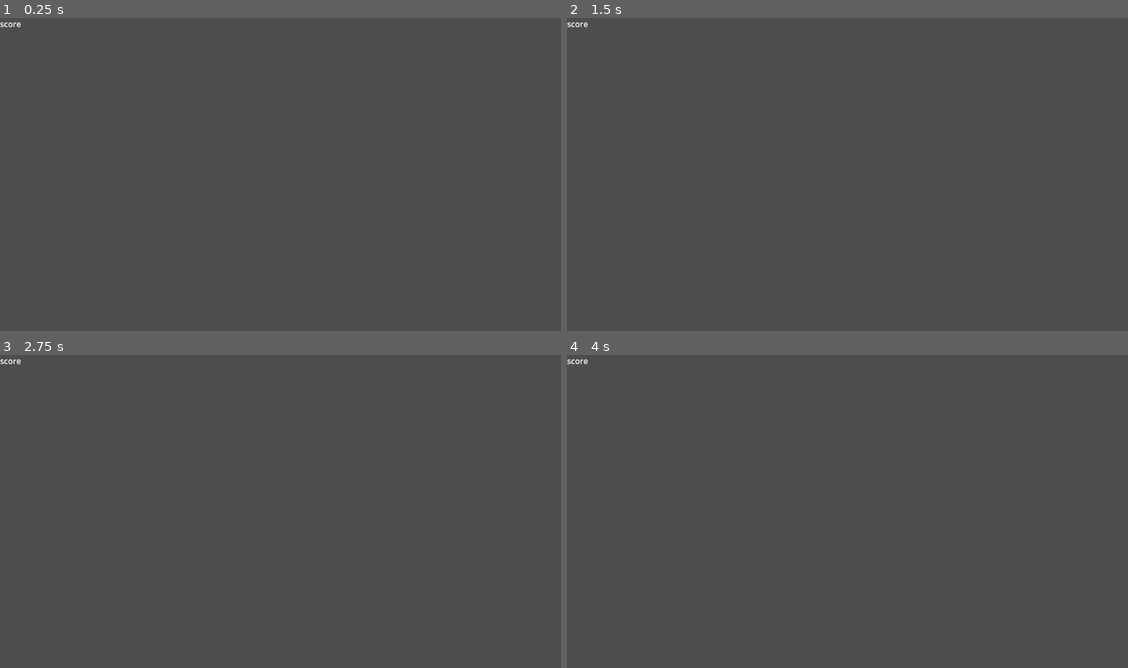
Above: before the commit, frames 1-4 (two rows, left to right).
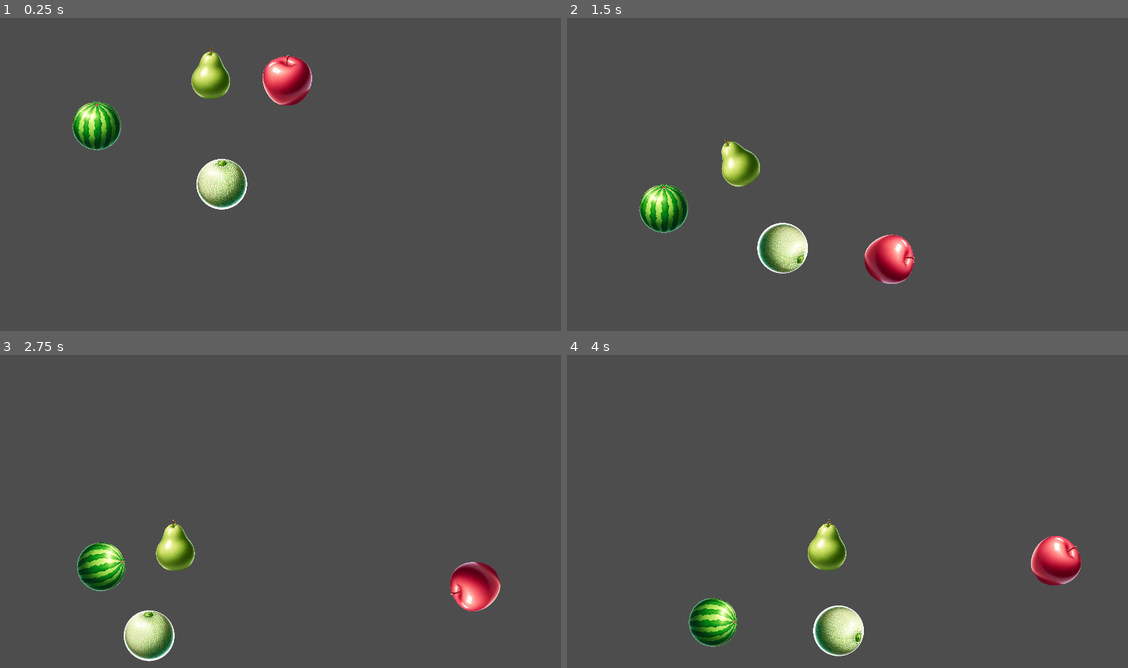
Above: after the commit, the same moments.

Repository: TakenokoTech/godot-suika
Game: Godot game, scene res://main.tscn
Two runs of this game, one before a commit and one after it. Both use one fixed random seed, a clock stepped at 60 frames per second and the inputs below. Before the commit the project has no main scene; this scene is started directly in both runs.
Inputs:
- Up to frame 1 (0.25 s): no input
- Up to frame 2 (1.5 s): no input
- Up to frame 3 (2.75 s): no input
- Up to frame 4 (4 s): no input

The runs differ from the first frame. In frame 1, 4.1% of the frame differs, in the area x 0-56%, y 1-62%; in frame 2, 4.1%; in frame 3, 4.1%, in the area x 0-90%, y 1-98%; in frame 4, 4.1%.

Commit message:
コンポーネントを追加

Diff:
--- /dev/null
+++ b/components/apple.tscn
@@ -0,0 +1,15 @@
+[gd_scene load_steps=3 format=3 uid="uid://cgtkjdeyuy8i7"]
+
+[ext_resource type="PackedScene" uid="uid://bkdbcgutqh7pc" path="res://components/ball.tscn" id="1_dkqqg"]
+[ext_resource type="Texture2D" uid="uid://262ca3rivm8e" path="res://images/36da1ad5-a506-4843-8b82-347de02e9bc5.png" id="2_tunyk"]
+
+[node name="apple" type="Node2D"]
+
+[node name="ball" parent="." instance=ExtResource("1_dkqqg")]
+
+[node name="Sprite2D" type="Sprite2D" parent="ball/RigidBody2D" index="0"]
+position = Vector2(2.52, 6.46)
+scale = Vector2(0.24, 0.24)
+texture = ExtResource("2_tunyk")
+
+[editable path="ball"]
--- /dev/null
+++ b/components/ball.tscn
@@ -0,0 +1,16 @@
+[gd_scene load_steps=3 format=3 uid="uid://bkdbcgutqh7pc"]
+
+[sub_resource type="PhysicsMaterial" id="PhysicsMaterial_icfat"]
+rough = true
+bounce = 10.0
+
+[sub_resource type="CircleShape2D" id="CircleShape2D_4y31g"]
+radius = 90.0
+
+[node name="ball" type="Node2D"]
+
+[node name="RigidBody2D" type="RigidBody2D" parent="."]
+physics_material_override = SubResource("PhysicsMaterial_icfat")
+
+[node name="CollisionShape2D" type="CollisionShape2D" parent="RigidBody2D"]
+shape = SubResource("CircleShape2D_4y31g")
--- /dev/null
+++ b/components/melon.tscn
@@ -0,0 +1,16 @@
+[gd_scene load_steps=3 format=3 uid="uid://bt1cr31atl42v"]
+
+[ext_resource type="PackedScene" uid="uid://bkdbcgutqh7pc" path="res://components/ball.tscn" id="1_gbuub"]
+[ext_resource type="Texture2D" uid="uid://b070w2yhw8nt" path="res://images/aa86306d-efe9-44f6-8337-b9955e17f72f.png" id="2_q2cv6"]
+
+[node name="melon" type="Node2D"]
+scale = Vector2(2, 2)
+
+[node name="ball" parent="." instance=ExtResource("1_gbuub")]
+
+[node name="Sprite2D" type="Sprite2D" parent="ball/RigidBody2D" index="0"]
+position = Vector2(2.45, -2.66)
+scale = Vector2(0.22, 0.22)
+texture = ExtResource("2_q2cv6")
+
+[editable path="ball"]
--- /dev/null
+++ b/components/pair.tscn
@@ -0,0 +1,15 @@
+[gd_scene load_steps=3 format=3 uid="uid://dgogg4c28wftc"]
+
+[ext_resource type="PackedScene" uid="uid://bkdbcgutqh7pc" path="res://components/ball.tscn" id="1_thy2i"]
+[ext_resource type="Texture2D" uid="uid://cqo85ertx5wt7" path="res://images/abe02f1f-6ae7-4303-88c6-f6fa763505c0.png" id="1_yx2c8"]
+
+[node name="pair" type="Node2D"]
+scale = Vector2(1.5, 1.5)
+
+[node name="ball" parent="." instance=ExtResource("1_thy2i")]
+
+[node name="Sprite2D" type="Sprite2D" parent="ball/RigidBody2D" index="0"]
+scale = Vector2(0.22, 0.22)
+texture = ExtResource("1_yx2c8")
+
+[editable path="ball"]
--- /dev/null
+++ b/components/wall.tscn
@@ -0,0 +1,19 @@
+[gd_scene format=3 uid="uid://di65kgyyuw1nm"]
+
+[node name="wall" type="Node2D"]
+
+[node name="StaticBody2D" type="StaticBody2D" parent="."]
+
+[node name="Polygon2D" type="Polygon2D" parent="StaticBody2D"]
+color = Color(0.823529, 0.345098, 0.529412, 1)
+offset = Vector2(2.08165e-12, 2.08165e-12)
+polygon = PackedVector2Array(-4.16329e-12, -4.16329e-12, -2.08165e-12, 1088, 1920, 1088, 1920, -2.08165e-12, 1856, -2.08165e-12, 1856, 70.3517, 1856, 1024, 64, 1024, 64, 64, 1856, 64, 1856, -2.08165e-12)
+
+[node name="Polygon2D2" type="Polygon2D" parent="StaticBody2D"]
+color = Color(1, 1, 1, 0.501961)
+polygon = PackedVector2Array(64, 64, 64, 1024, 1856, 1024, 1856, 64)
+
+[node name="CollisionPolygon2D" type="CollisionPolygon2D" parent="StaticBody2D"]
+visible = false
+position = Vector2(2.08165e-12, 2.08165e-12)
+polygon = PackedVector2Array(64, -2.08165e-12, -2.08165e-12, -2.08165e-12, -2.08165e-12, 1088, 1920, 1088, 1920, -2.08165e-12, 1856, -2.08165e-12, 1856, 1024, 64, 1024, 64, 64, 1856, 64, 1856, -2.08165e-12)
--- /dev/null
+++ b/components/wmelon.tscn
@@ -0,0 +1,16 @@
+[gd_scene load_steps=3 format=3 uid="uid://bhf6y3674hfsk"]
+
+[ext_resource type="PackedScene" uid="uid://bkdbcgutqh7pc" path="res://components/ball.tscn" id="1_wkrik"]
+[ext_resource type="Texture2D" uid="uid://c7qt12hxb56ig" path="res://images/252df341-6e31-440a-be96-c6cd5ae523d9.png" id="2_khevx"]
+
+[node name="wmelon" type="Node2D"]
+scale = Vector2(2.5, 2.5)
+
+[node name="ball" parent="." instance=ExtResource("1_wkrik")]
+
+[node name="Sprite2D" type="Sprite2D" parent="ball/RigidBody2D" index="0"]
+position = Vector2(1.55, -1.06)
+scale = Vector2(0.22, 0.22)
+texture = ExtResource("2_khevx")
+
+[editable path="ball"]
--- a/main.tscn
+++ b/main.tscn
@@ -1,9 +1,40 @@
-[gd_scene format=3 uid="uid://d2hr60g5hw0l8"]
+[gd_scene load_steps=6 format=3 uid="uid://d2hr60g5hw0l8"]
+
+[ext_resource type="PackedScene" uid="uid://dgogg4c28wftc" path="res://components/pair.tscn" id="1_i5gmu"]
+[ext_resource type="PackedScene" uid="uid://di65kgyyuw1nm" path="res://components/wall.tscn" id="2_1te1t"]
+[ext_resource type="PackedScene" uid="uid://cgtkjdeyuy8i7" path="res://components/apple.tscn" id="2_s5jp7"]
+[ext_resource type="PackedScene" uid="uid://bt1cr31atl42v" path="res://components/melon.tscn" id="4_7she7"]
+[ext_resource type="PackedScene" uid="uid://bhf6y3674hfsk" path="res://components/wmelon.tscn" id="5_rcbwq"]
 
 [node name="Node2D" type="Node2D"]
 
 [node name="Label" type="Label" parent="."]
-offset_right = 42.0
-offset_bottom = 26.0
+visible = false
+anchors_preset = 15
+anchor_right = 1.0
+anchor_bottom = 1.0
+offset_left = 90.0
+offset_top = 93.0
+offset_right = 319.0
+offset_bottom = 247.0
+grow_horizontal = 2
+grow_vertical = 2
+size_flags_horizontal = 4
 text = "score
 "
+
+[node name="wall" parent="." instance=ExtResource("2_1te1t")]
+visible = false
+position = Vector2(2.08165e-12, 2.08165e-12)
+
+[node name="apple" parent="." instance=ExtResource("2_s5jp7")]
+position = Vector2(948, 178)
+
+[node name="pair" parent="." instance=ExtResource("1_i5gmu")]
+position = Vector2(696, 155)
+
+[node name="melon" parent="." instance=ExtResource("4_7she7")]
+position = Vector2(731, 522)
+
+[node name="wmelon" parent="." instance=ExtResource("5_rcbwq")]
+position = Vector2(319, 329)
--- a/project.godot
+++ b/project.godot
@@ -11,8 +11,15 @@
 [application]
 
 config/name="godot-suika"
+run/main_scene="res://main.tscn"
 config/features=PackedStringArray("4.1", "GL Compatibility")
 config/icon="res://icon.svg"
+
+[display]
+
+window/size/viewport_width=1920
+window/size/viewport_height=1080
+window/size/resizable=false
 
 [rendering]
 
Binary file added: images/252df341-6e31-440a-be96-c6cd5ae523d9.png
Not shown, added: images/252df341-6e31-440a-be96-c6cd5ae523d9.png.import
Binary file added: images/36da1ad5-a506-4843-8b82-347de02e9bc5.png
Not shown, added: images/36da1ad5-a506-4843-8b82-347de02e9bc5.png.import
Binary file added: images/aa86306d-efe9-44f6-8337-b9955e17f72f.png
Not shown, added: images/aa86306d-efe9-44f6-8337-b9955e17f72f.png.import
Binary file added: images/abe02f1f-6ae7-4303-88c6-f6fa763505c0.png
Not shown, added: images/abe02f1f-6ae7-4303-88c6-f6fa763505c0.png.import
